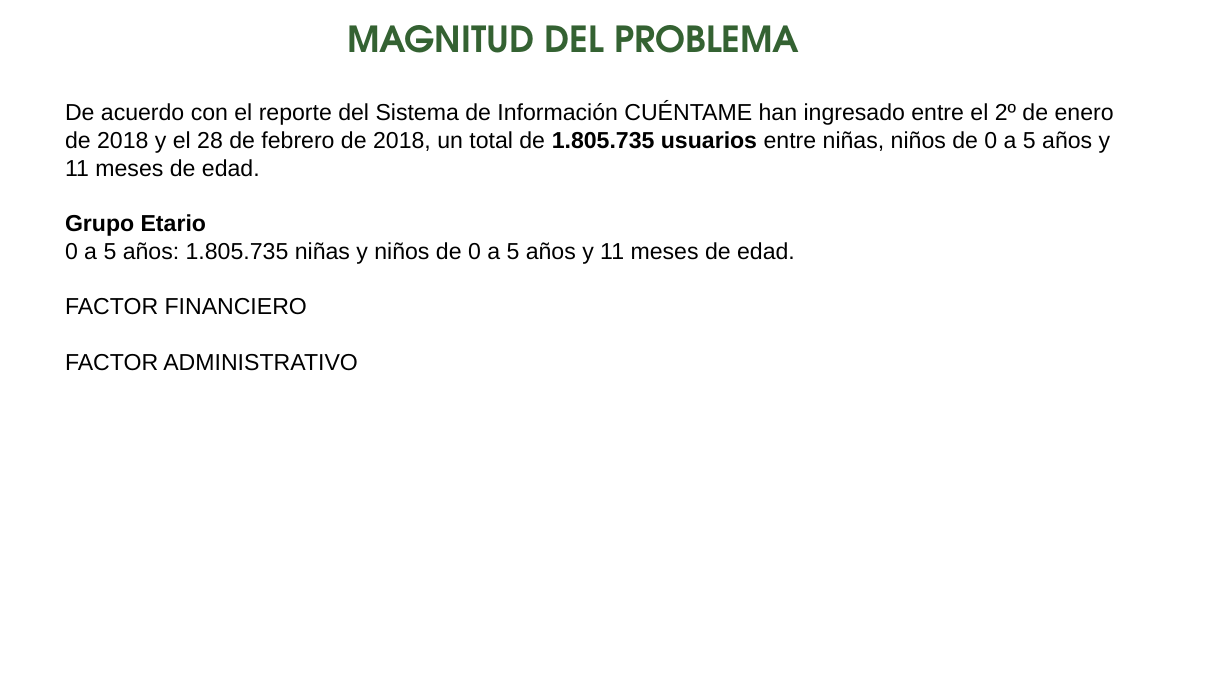
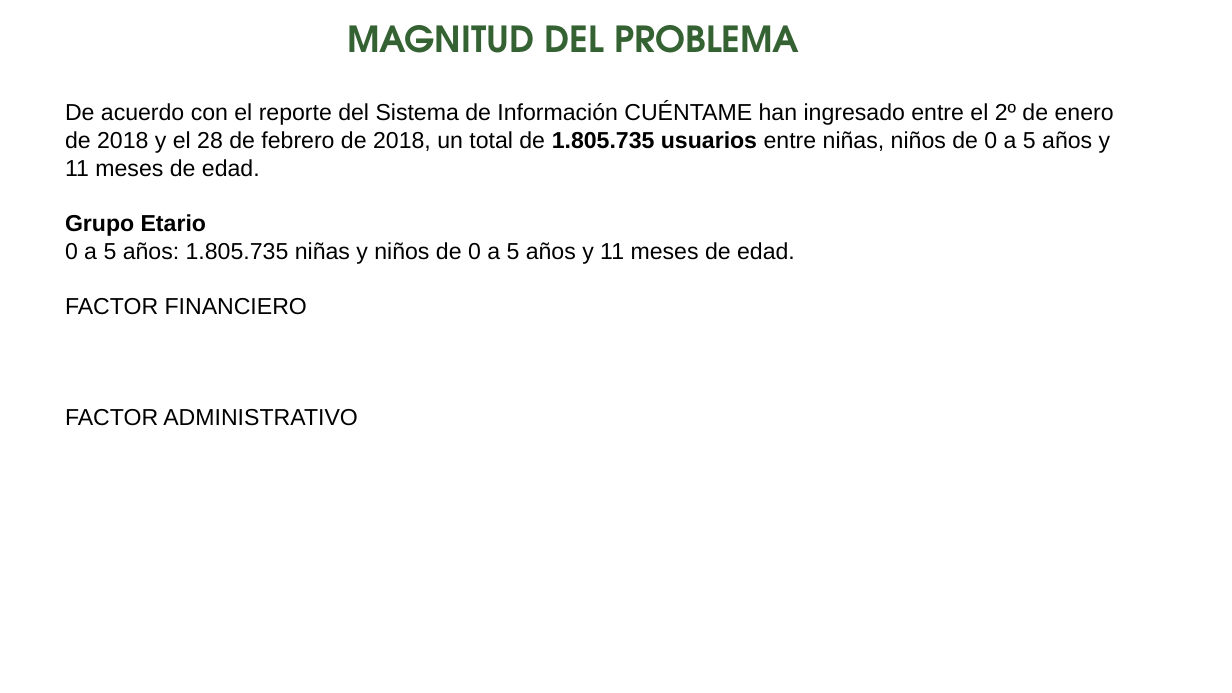
Before and after one commit to paulaO/Dotaciones2019, a slide deck: slide 6 of 5.GestionDotaciones/CompraControlada/ReunionCompraCentralizada_2018/PRESENTACION CENTRALIZACION DOTACIONES 070319.pptx. Drawn at 1232x693 pixels with LibreOffice and Linux fonts; fonts in the diff are those of the drawing; background and template pictures are left out. Boxes give left, top, right and bottom in pixels: in the first picture for what was removed or moved away, otherwise in the second. Text is boxed around its words. In the diff, an @@ line names an element or a change of style, - is before the commit and + after.

```diff
--- a/5.GestionDotaciones/CompraControlada/ReunionCompraCentralizada_2018/PRESENTACION CENTRALIZACION DOTACIONES 070319.pptx
+++ b/5.GestionDotaciones/CompraControlada/ReunionCompraCentralizada_2018/PRESENTACION CENTRALIZACION DOTACIONES 070319.pptx
@@ text "De acuerdo con el reporte ..." rewrapped from (65,102,1114,371) to (65,102,1114,426) @@
```
Also in this commit, not shown: 1 other slide changed.
